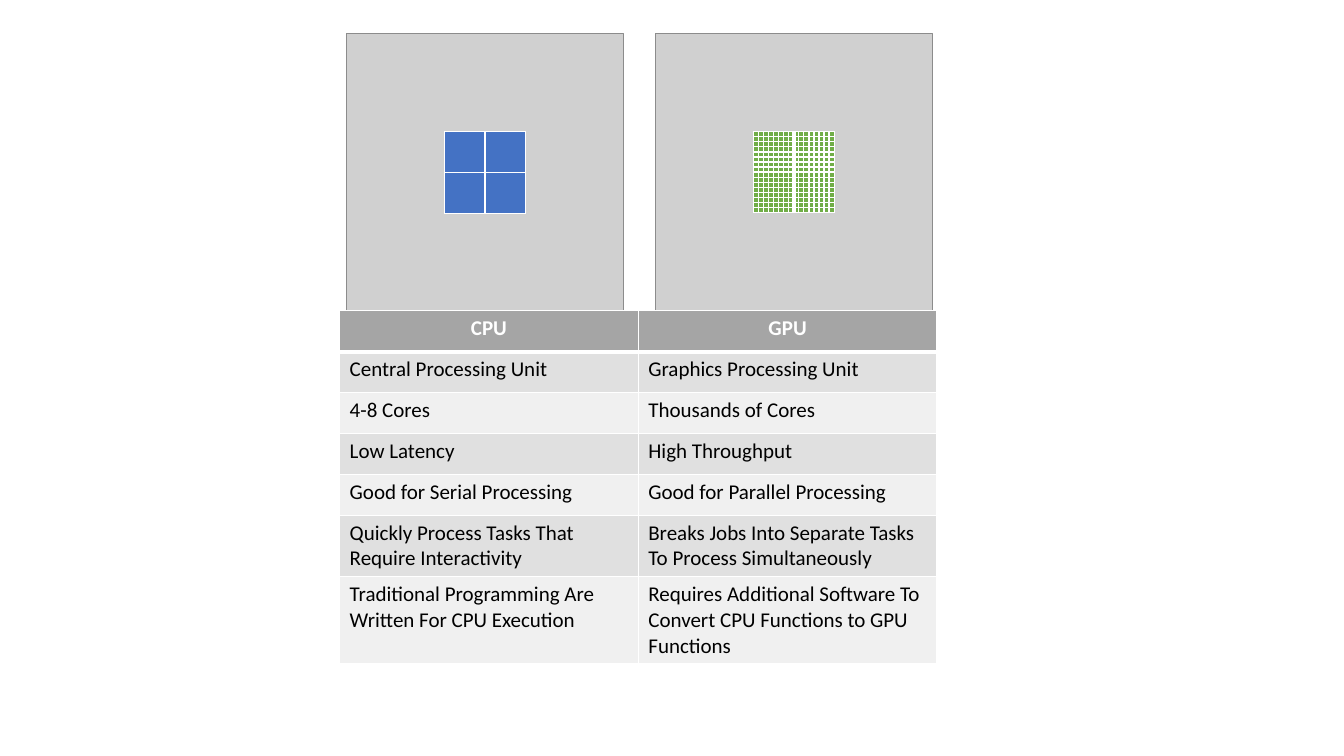
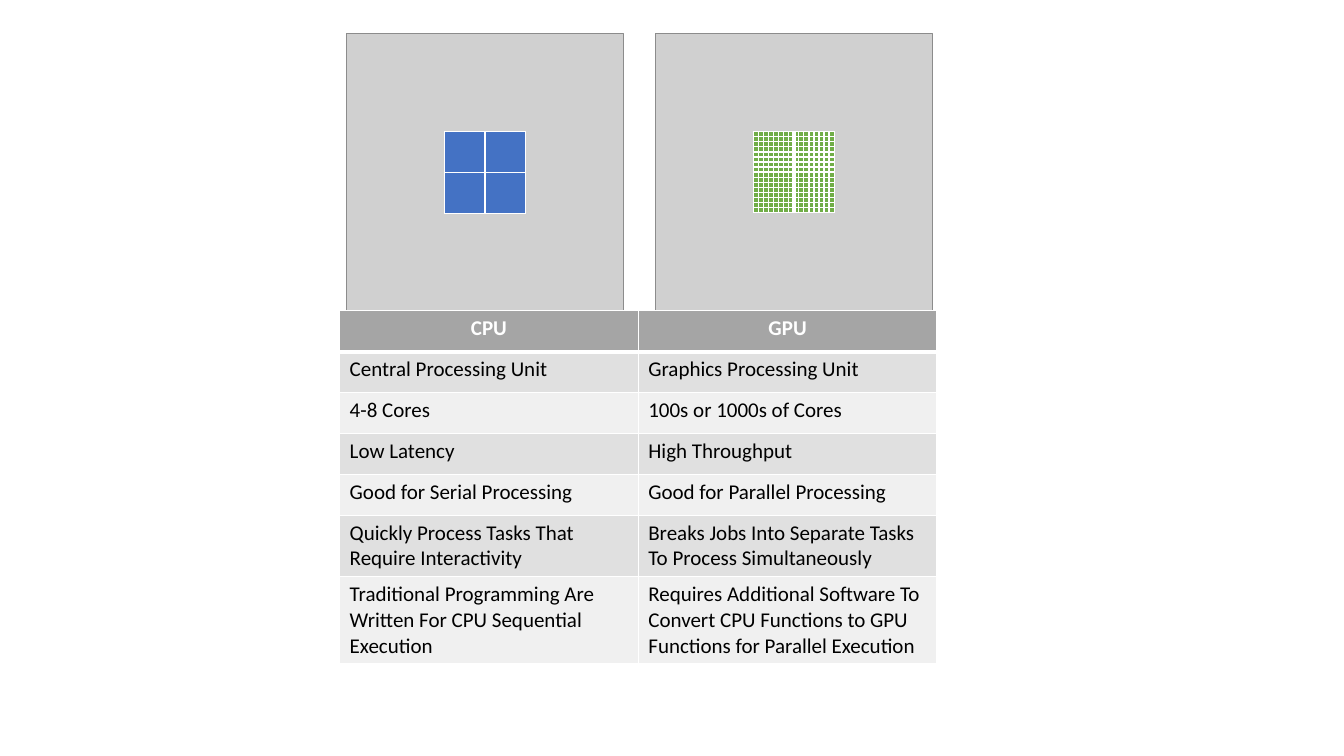
Before and after one commit to kevinclee26/cifar10_benchmark, a slide deck: slide 2 of images/GPU.pptx. Drawn at 1344x756 pixels with LibreOffice and Linux fonts; fonts in the diff are those of the drawing; grey boxes stand for pictures. Boxes give left, top, right and bottom in pixels: in the first picture for what was removed or moved away, otherwise in the second. Text is boxed around its words. In the diff, an @@ line names an element or a change of style, - is before the commit and + after.

Commit message:
updated ppt

```diff
--- a/images/GPU.pptx
+++ b/images/GPU.pptx
@@ table at [340,311,937,661] @@
-row 3, column 2: Thousands of Cores
+row 3, column 2: 100s or 1000s of Cores
-row 7, column 1: Traditional Programming Are Written For CPU Execution
+row 7, column 1: Traditional Programming Are Written For CPU Sequential Execution
-row 7, column 2: Requires Additional Software To Convert CPU Functions to GPU Functions
+row 7, column 2: Requires Additional Software To Convert CPU Functions to GPU Functions for Parallel Execution
```
Also in this commit, not shown: 1 slide added.
